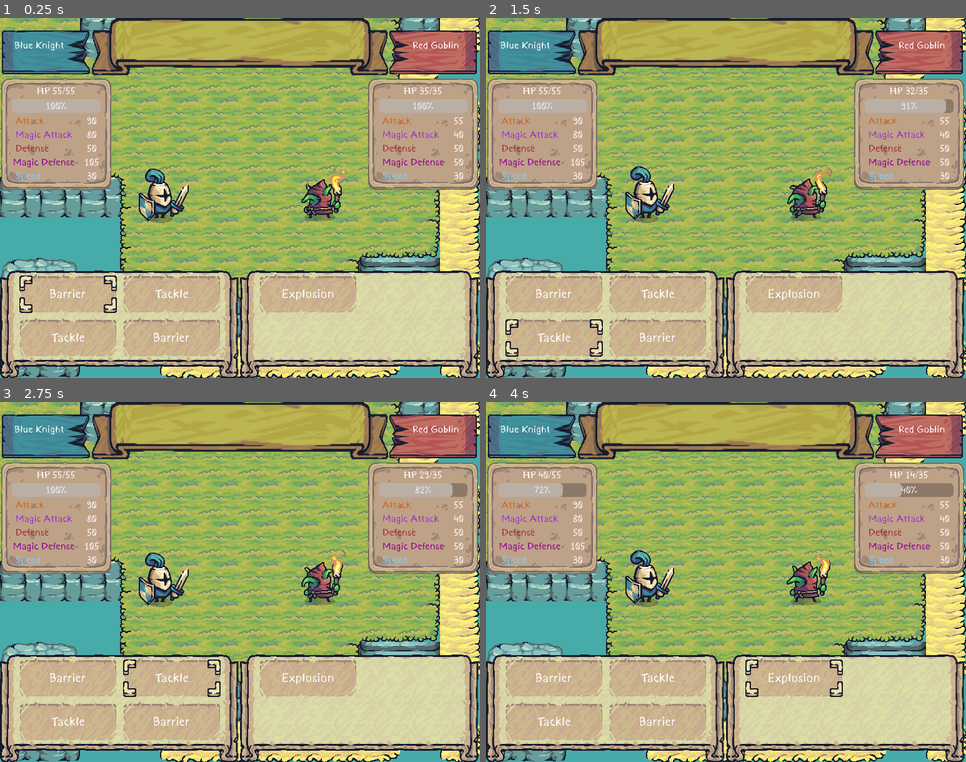
Above: before the commit, frames 1-4 (two rows, left to right).
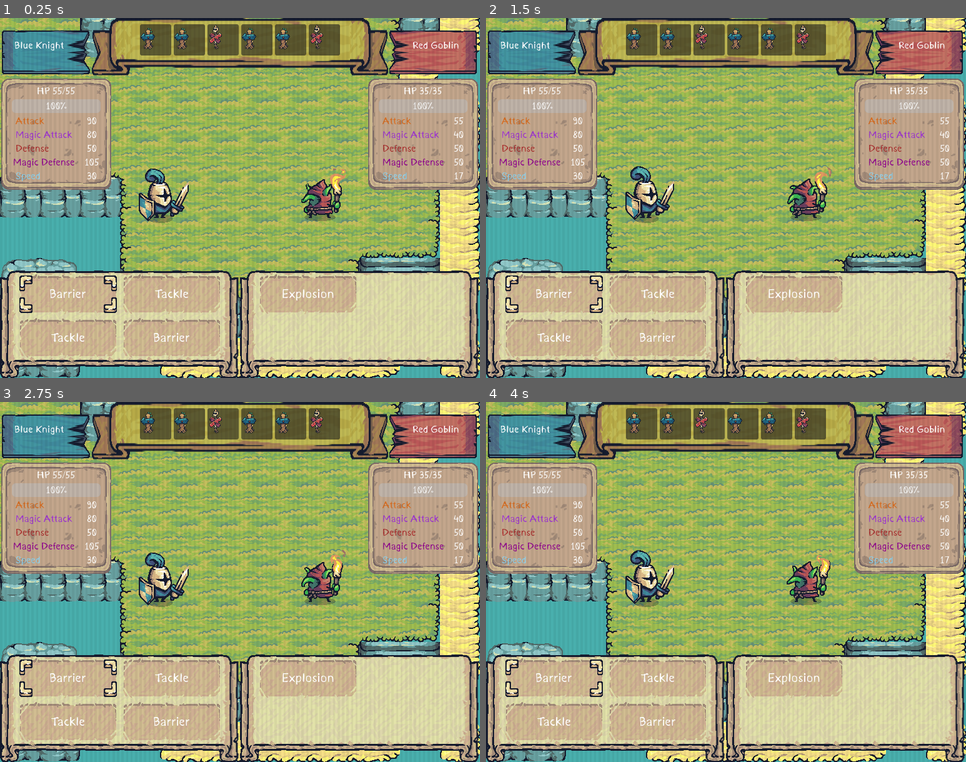
Above: after the commit, the same moments.

Repository: AkubaruF/individual-game-jam
Game: Godot game, scene res://Scene/Level.tscn
Two runs of this game, one before a commit and one after it. Both use one fixed random seed, a clock stepped at 60 frames per second and the inputs below.
Inputs:
- Up to frame 1 (0.25 s): no input
- Up to frame 2 (1.5 s): click "[center]Barrier[/center]" at 0.5 s; click "[center]Tackle[/center]" at 1.25 s
- Up to frame 3 (2.75 s): click "[center]Tackle[/center]" at 2 s
- Up to frame 4 (4 s): click "[center]Barrier[/center]" at 2.75 s; click "[center]Explosion[/center]" at 3.5 s

The runs differ from the first frame. In frame 1, 3.4% of the frame differs, in the area x 29-97%, y 1-45%; in frame 2, 4.1%; in frame 3, 4.2%; in frame 4, 4.7%, in the area x 4-98%, y 1-82%.

Commit message:
Implemented turn timeline and crt shader

Diff:
--- /dev/null
+++ b/Asset/Crt Shader.gdshader
@@ -0,0 +1,36 @@
+shader_type canvas_item;
+
+uniform sampler2D SCREEN_TEXTURE : hint_screen_texture;
+uniform vec2 resolution = vec2(320.0, 180.0);
+
+uniform float scan_line_amount : hint_range(0.0, 1.0) = 0.5;
+uniform float warp_amount : hint_range(0.0, 1.0) = 0.05;
+uniform float vignette_amount : hint_range(0.0, 1.0) = 0.5;
+uniform float vignette_intensity : hint_range(0.0, 1.0) = 0.3;
+uniform float grille_amount : hint_range(0.0, 1.0) = 0.05;
+uniform float brightness_boost : hint_range(1.0, 2.0) = 1.2;
+
+void fragment() {
+	vec2 uv = SCREEN_UV;
+
+	vec2 delta = uv - 0.5;
+	float warp_factor = dot(delta, delta) * warp_amount;
+	uv += delta * warp_factor;
+
+	float scanline = sin(uv.y * resolution.y * PI) * 0.5 + 0.5;
+	scanline = mix(1.0, scanline, scan_line_amount * 0.5); // Réduit l'impact
+
+	float grille = mod(uv.x * resolution.x, 3.0) < 1.5 ? 0.95 : 1.05;
+	grille = mix(1.0, grille, grille_amount * 0.5);
+
+	vec3 color = texture(SCREEN_TEXTURE, uv).rgb * scanline * grille;
+
+	vec2 v_uv = uv * (1.0 - uv.xy);
+	float vignette = v_uv.x * v_uv.y * 15.0;
+	vignette = mix(1.0, vignette, vignette_amount * 0.7);
+
+	color *= vignette * brightness_boost;
+
+	COLOR.rgb = color;
+	COLOR.a = 1.0;
+}
--- a/Asset/SpriteFrames/BlueKnight.tres
+++ b/Asset/SpriteFrames/BlueKnight.tres
@@ -119,7 +119,7 @@
 "duration": 1.0,
 "texture": SubResource("AtlasTexture_f20im")
 }],
-"loop": true,
+"loop": false,
 "name": &"attack1",
 "speed": 12.0
 }, {
--- a/Asset/SpriteFrames/RedTorchGoblin.tres
+++ b/Asset/SpriteFrames/RedTorchGoblin.tres
@@ -99,7 +99,7 @@
 "duration": 1.0,
 "texture": SubResource("AtlasTexture_w18t6")
 }],
-"loop": true,
+"loop": false,
 "name": &"attack1",
 "speed": 12.0
 }, {
--- a/Game/Enemy/Goblin.tres
+++ b/Game/Enemy/Goblin.tres
@@ -1,15 +1,17 @@
-[gd_resource type="Resource" script_class="StatsResource" load_steps=3 format=3 uid="uid://cuipvg4cfov2t"]
+[gd_resource type="Resource" script_class="StatsResource" load_steps=4 format=3 uid="uid://cuipvg4cfov2t"]
 
+[ext_resource type="Texture2D" uid="uid://dira6s7foj761" path="res://Asset/Tiny Swords (Update 010)/Deco/16.png" id="1_j1xvo"]
 [ext_resource type="Script" path="res://Scripts/Resources/StatsResource.gd" id="1_mevf3"]
 [ext_resource type="SpriteFrames" uid="uid://vnsucd6uqrs6" path="res://Asset/SpriteFrames/RedTorchGoblin.tres" id="2_0a0bn"]
 
 [resource]
 script = ExtResource("1_mevf3")
 sprite = ExtResource("2_0a0bn")
+icon = ExtResource("1_j1xvo")
 name = "Red Goblin"
 maxhealth = 35
 attack = 55
 magicattack = 40
 defense = 50
 magicdefense = 50
-speed = 90
+speed = 20
--- a/Game/Travelers/Knight.tres
+++ b/Game/Travelers/Knight.tres
@@ -1,5 +1,6 @@
-[gd_resource type="Resource" script_class="CharacterStat" load_steps=4 format=3 uid="uid://7gmgn8qxbsir"]
+[gd_resource type="Resource" script_class="CharacterStat" load_steps=5 format=3 uid="uid://7gmgn8qxbsir"]
 
+[ext_resource type="Texture2D" uid="uid://c62cdv13k317c" path="res://Asset/Tiny Swords (Update 010)/Deco/17.png" id="1_3xh7s"]
 [ext_resource type="Script" path="res://Scripts/Resources/CharacterStats.gd" id="1_qlxjc"]
 [ext_resource type="SpriteFrames" uid="uid://cu6rfmn2vki7w" path="res://Asset/SpriteFrames/BlueKnight.tres" id="2_f30dt"]
 [ext_resource type="Resource" uid="uid://dp2y0q5hr1xyq" path="res://Game/Travelers/KnightArsenal.tres" id="3_3tdfi"]
@@ -8,6 +9,7 @@
 script = ExtResource("1_qlxjc")
 starting_arsenal = ExtResource("3_3tdfi")
 sprite = ExtResource("2_f30dt")
+icon = ExtResource("1_3xh7s")
 name = "Blue Knight"
 maxhealth = 55
 attack = 90
--- a/Scene/Enemy/Enemy.tscn
+++ b/Scene/Enemy/Enemy.tscn
@@ -5,6 +5,7 @@
 [ext_resource type="PackedScene" uid="uid://b6epvps7m132n" path="res://Scene/Enemy/EnemyBanner.tscn" id="3_mwk1i"]
 
 [node name="Enemy" type="AnimatedSprite2D"]
+flip_h = true
 script = ExtResource("1_nc0lg")
 
 [node name="StatUI" parent="." instance=ExtResource("2_8mt5b")]
@@ -12,7 +13,5 @@
 offset_top = 0.0
 offset_right = 180.0
 offset_bottom = 40.0
-scale = Vector2(-1, 1)
 
 [node name="EnemyBanner" parent="." instance=ExtResource("3_mwk1i")]
-scale = Vector2(-1, 1)
--- a/Scene/Enemy/enemy.gd
+++ b/Scene/Enemy/enemy.gd
@@ -21,8 +21,8 @@
 
 	sprite_frames = statsResource.sprite
 	play("idle")
-	StatUI.set_position(Vector2(-75, -125))
-	BannerStatUI.set_position(Vector2(-183, -233))
+	StatUI.set_position(Vector2(75, -125))
+	BannerStatUI.set_position(Vector2(183, -233))
 
 	update_stats()
 
--- /dev/null
+++ b/Scene/Game/Crt Shader.tscn
@@ -0,0 +1,23 @@
+[gd_scene load_steps=3 format=3 uid="uid://btcdjj2jl56oy"]
+
+[ext_resource type="Shader" path="res://Asset/Crt Shader.gdshader" id="1_nwr2g"]
+
+[sub_resource type="ShaderMaterial" id="ShaderMaterial_l4ktf"]
+shader = ExtResource("1_nwr2g")
+shader_parameter/resolution = Vector2(320, 180)
+shader_parameter/scan_line_amount = 0.0
+shader_parameter/warp_amount = 0.0
+shader_parameter/vignette_amount = 0.0
+shader_parameter/vignette_intensity = 1.0
+shader_parameter/grille_amount = 1.0
+shader_parameter/brightness_boost = 1.0
+
+[node name="CanvasLayer" type="CanvasLayer"]
+
+[node name="ColorRect" type="ColorRect" parent="."]
+material = SubResource("ShaderMaterial_l4ktf")
+anchors_preset = 15
+anchor_right = 1.0
+anchor_bottom = 1.0
+grow_horizontal = 2
+grow_vertical = 2
--- a/Scene/Game/Timeline.tscn
+++ b/Scene/Game/Timeline.tscn
@@ -29,3 +29,95 @@
 region_rect = Rect2(0, 0, 192, 64)
 patch_margin_left = 68
 patch_margin_right = 66
+
+[node name="TimelineContainer" type="HBoxContainer" parent="."]
+layout_mode = 1
+anchors_preset = 8
+anchor_left = 0.5
+anchor_top = 0.5
+anchor_right = 0.5
+anchor_bottom = 0.5
+offset_left = -25.0
+offset_top = -38.0
+offset_right = 25.0
+offset_bottom = 12.0
+grow_horizontal = 2
+grow_vertical = 2
+
+[node name="TimelineSlot" type="Panel" parent="TimelineContainer"]
+custom_minimum_size = Vector2(50, 50)
+layout_mode = 2
+size_flags_horizontal = 4
+
+[node name="TextureRect" type="TextureRect" parent="TimelineContainer/TimelineSlot"]
+custom_minimum_size = Vector2(50, 50)
+layout_mode = 0
+offset_right = 40.0
+offset_bottom = 40.0
+expand_mode = 1
+stretch_mode = 4
+
+[node name="TimelineSlot2" type="Panel" parent="TimelineContainer"]
+custom_minimum_size = Vector2(50, 50)
+layout_mode = 2
+size_flags_horizontal = 4
+
+[node name="TextureRect" type="TextureRect" parent="TimelineContainer/TimelineSlot2"]
+custom_minimum_size = Vector2(50, 50)
+layout_mode = 0
+offset_right = 40.0
+offset_bottom = 40.0
+expand_mode = 1
+stretch_mode = 4
+
+[node name="TimelineSlot3" type="Panel" parent="TimelineContainer"]
+custom_minimum_size = Vector2(50, 50)
+layout_mode = 2
+size_flags_horizontal = 4
+
+[node name="TextureRect" type="TextureRect" parent="TimelineContainer/TimelineSlot3"]
+custom_minimum_size = Vector2(50, 50)
+layout_mode = 0
+offset_right = 40.0
+offset_bottom = 40.0
+expand_mode = 1
+stretch_mode = 4
+
+[node name="TimelineSlot4" type="Panel" parent="TimelineContainer"]
+custom_minimum_size = Vector2(50, 50)
+layout_mode = 2
+size_flags_horizontal = 4
+
+[node name="TextureRect" type="TextureRect" parent="TimelineContainer/TimelineSlot4"]
+custom_minimum_size = Vector2(50, 50)
+layout_mode = 0
+offset_right = 40.0
+offset_bottom = 40.0
+expand_mode = 1
+stretch_mode = 4
+
+[node name="TimelineSlot5" type="Panel" parent="TimelineContainer"]
+custom_minimum_size = Vector2(50, 50)
+layout_mode = 2
+size_flags_horizontal = 4
+
+[node name="TextureRect" type="TextureRect" parent="TimelineContainer/TimelineSlot5"]
+custom_minimum_size = Vector2(50, 50)
+layout_mode = 0
+offset_right = 40.0
+offset_bottom = 40.0
+expand_mode = 1
+stretch_mode = 4
+
+[node name="TimelineSlot6" type="Panel" parent="TimelineContainer"]
+custom_minimum_size = Vector2(50, 50)
+layout_mode = 2
+size_flags_horizontal = 4
+
+[node name="TextureRect" type="TextureRect" parent="TimelineContainer/TimelineSlot6"]
+custom_minimum_size = Vector2(50, 50)
+layout_mode = 0
+offset_right = 40.0
+offset_bottom = 40.0
+expand_mode = 1
+stretch_mode = 4
--- a/Scene/Game/skill_button.gd
+++ b/Scene/Game/skill_button.gd
@@ -18,6 +18,7 @@
 		targets = [level.find_child("EnemyTeam", true, false).get_child(0)]
 	elif skill.target == SkillResource.Target.EVERYONE:
 		targets = [level.find_child("PlayerTeam", true, false).get_child(0),level.find_child("EnemyTeam", true, false).get_child(0)]
+	print(targets)
 	play()
 
 func play() -> void:
--- a/Scene/Level.tscn
+++ b/Scene/Level.tscn
@@ -1,7 +1,8 @@
-[gd_scene load_steps=9 format=3 uid="uid://5e6vixh8eihk"]
+[gd_scene load_steps=10 format=3 uid="uid://5e6vixh8eihk"]
 
+[ext_resource type="Script" path="res://Scene/LevelHandler.gd" id="1_qt1ef"]
 [ext_resource type="Texture2D" uid="uid://c0xvhofa4dlhv" path="res://Asset/Mappp.png" id="1_y0aoh"]
-[ext_resource type="Script" path="res://Scripts/Mechanics/FanUnit.gd" id="4_jufrx"]
+[ext_resource type="PackedScene" uid="uid://btcdjj2jl56oy" path="res://Scene/Game/Crt Shader.tscn" id="2_4w0dq"]
 [ext_resource type="PackedScene" uid="uid://crfiu6t510qdr" path="res://Scene/Game/HUD.tscn" id="4_maqx8"]
 [ext_resource type="PackedScene" uid="uid://ddr6epx2iwjiu" path="res://Scene/Player/Player.tscn" id="4_xlxv0"]
 [ext_resource type="Resource" uid="uid://cuipvg4cfov2t" path="res://Game/Enemy/Goblin.tres" id="5_0ql8p"]
@@ -9,7 +10,13 @@
 [ext_resource type="Resource" uid="uid://7gmgn8qxbsir" path="res://Game/Travelers/Knight.tres" id="5_dwj5f"]
 [ext_resource type="PackedScene" uid="uid://dvxpo22xia82c" path="res://Scene/Enemy/Enemy.tscn" id="5_h57vd"]
 
-[node name="Level" type="Node"]
+[node name="Level" type="Node" node_paths=PackedStringArray("player_group", "enemy_group", "timeline")]
+script = ExtResource("1_qt1ef")
+player_group = NodePath("Units/PlayerTeam")
+enemy_group = NodePath("Units/EnemyTeam")
+timeline = NodePath("Timeline")
+
+[node name="CanvasLayer" parent="." instance=ExtResource("2_4w0dq")]
 
 [node name="Sprite2D" type="Sprite2D" parent="."]
 position = Vector2(384, 288)
@@ -25,7 +32,6 @@
 
 [node name="EnemyTeam" type="Node2D" parent="Units"]
 position = Vector2(512, 288)
-script = ExtResource("4_jufrx")
 
 [node name="Enemy" parent="Units/EnemyTeam" instance=ExtResource("5_h57vd")]
 statsResource = ExtResource("5_0ql8p")
--- /dev/null
+++ b/Scene/LevelHandler.gd
@@ -0,0 +1,72 @@
+extends Node
+
+@export var player_group : Node2D
+@export var enemy_group : Node2D
+@export var timeline : Control
+
+@export var enemy_button : PackedScene
+
+var sorted_array = []
+var players : Array[StatsResource]
+var enemies : Array[StatsResource]
+
+func _ready():
+	for player in player_group.get_children():
+		players.append(player.characterStat)
+
+	for enemy in enemy_group.get_children():
+		enemies.append(enemy.statsResource)
+
+	sort_and_display()
+	Events.next_attack.connect(next_attack)
+
+	next_attack()
+
+func sort_combined_queue():
+	var player_array = []
+	for player in players:
+		for i in player.queue:
+			player_array.append({"character" : player, "time": i})
+
+	var enemy_array = []
+	for enemy in enemies:
+		for i in enemy.queue:
+			enemy_array.append({"character" : enemy, "time": i})
+
+	sorted_array = player_array
+	sorted_array.append_array(enemy_array)
+	sorted_array.sort_custom(sort_by_time)
+
+func sort_by_time(a,b):
+	return a["time"] < b["time"]
+
+func update_timeline():
+	var index : int = 0
+	for slot in timeline.find_child("TimelineContainer").get_children():
+		slot.find_child("TextureRect").texture = sorted_array[index]["character"].icon
+		index += 1
+
+func sort_and_display():
+	sort_combined_queue()
+	update_timeline()
+	if sorted_array[0]["character"] in players:
+		print("player turn")
+	else:
+		var level = get_tree().current_scene
+		level.find_child("HUD").hide()
+		level.find_child("Enemy").play("attack1")
+		await level.find_child("Enemy").animation_finished
+		level.find_child("Enemy").play("idle")
+		level.find_child("HUD").show()
+		next_attack()
+
+func pop_out():
+	sorted_array[0]["character"].pop_out()
+	sort_and_display()
+
+func next_attack():
+	pop_out()
+
+func set_status(status_type):
+	sorted_array[0]["character"].set_status(status_type)
+	sort_and_display()
--- a/Scripts/Mechanics/events.gd
+++ b/Scripts/Mechanics/events.gd
@@ -1,3 +1,4 @@
 extends Node
 
 signal skill_played(skill:SkillResource)
+signal next_attack()
--- a/Scripts/Resources/SkillResource.gd
+++ b/Scripts/Resources/SkillResource.gd
@@ -15,6 +15,8 @@
 func play(targets: Array[Node], stat: StatsResource) -> void:
 	Events.skill_played.emit(self)
 	apply_effects(targets)
+	Events.next_attack.emit()
+
 
 func apply_effects(target: Array[Node]) -> void:
 	pass
--- a/Scripts/Resources/StatsResource.gd
+++ b/Scripts/Resources/StatsResource.gd
@@ -5,6 +5,7 @@
 
 @export_category("Visuals")
 @export var sprite: SpriteFrames
+@export var icon: Texture2D
 
 @export_category("Basic Info")
 @export var name: String
@@ -33,7 +34,7 @@
 
 func health_change(value: int) -> void:
 	self.health += value
-	stats_changed
+	stats_changed.emit()
 
 func queue_reset():
 	queue.clear()
